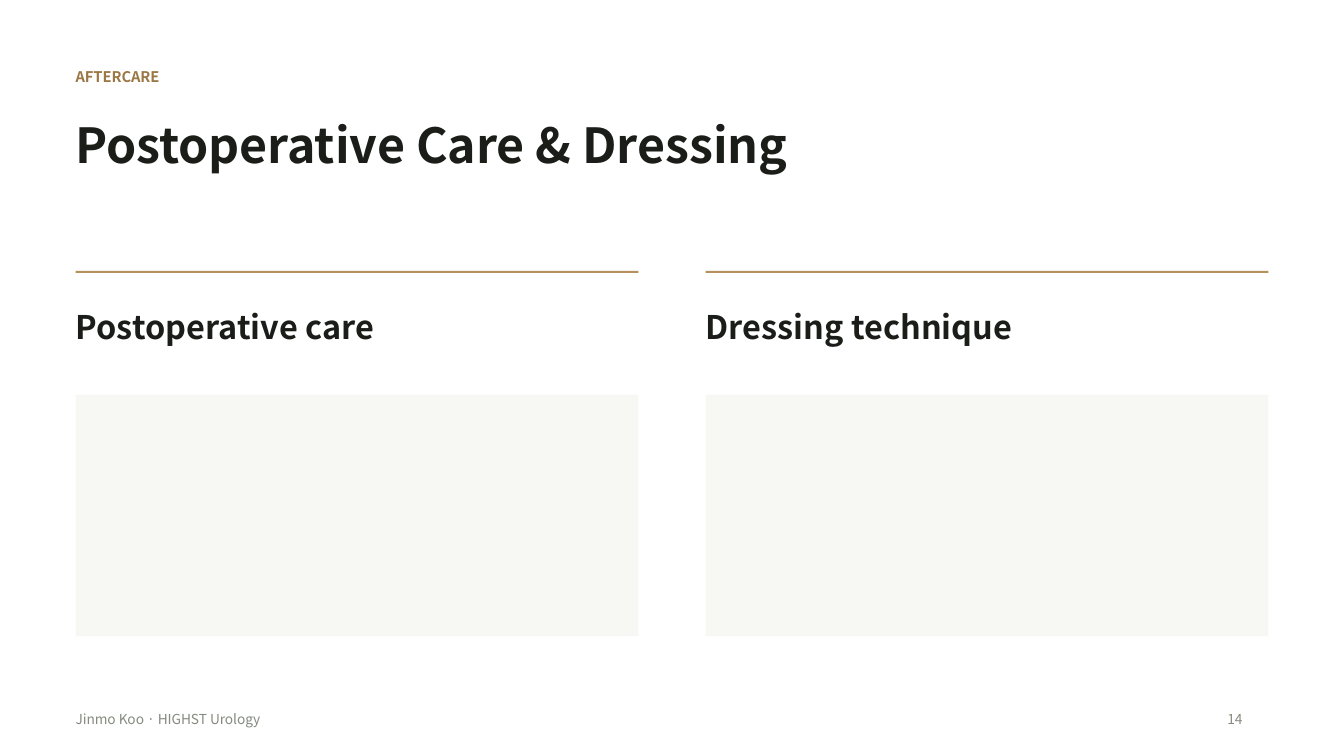
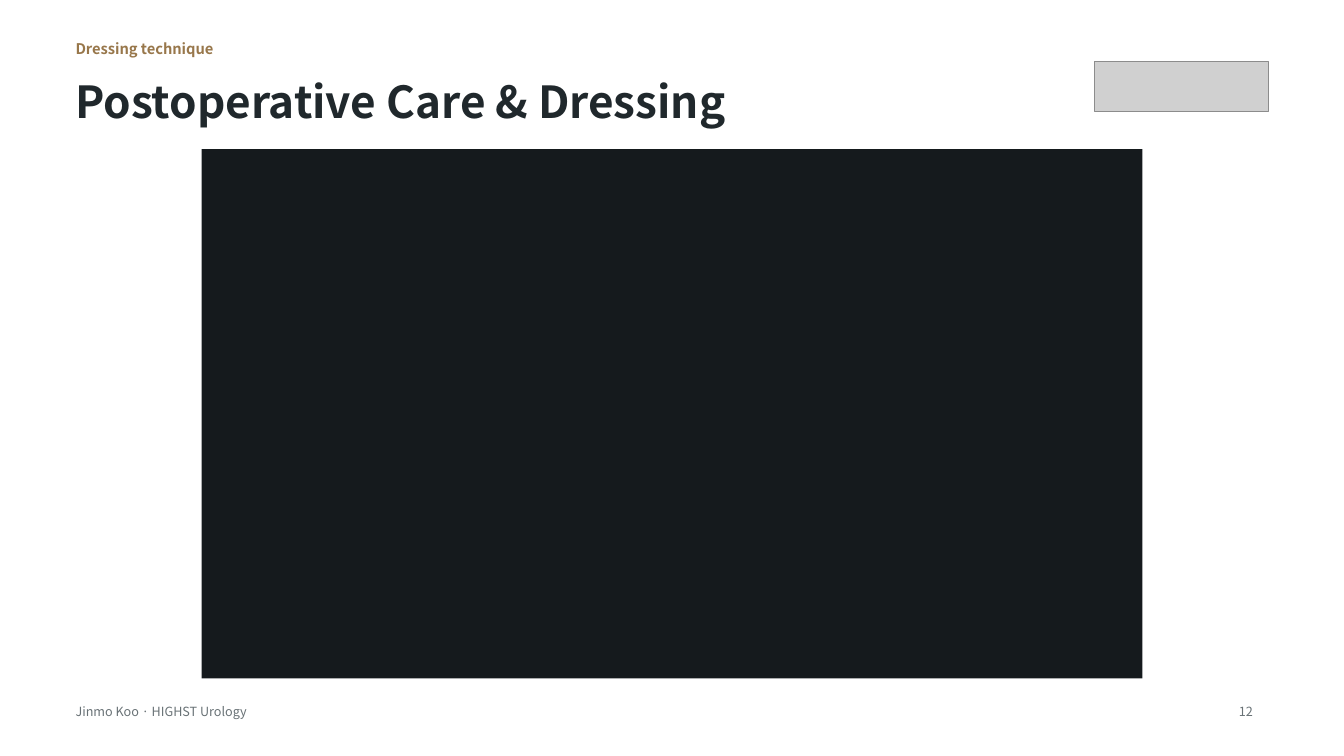
Before and after one commit to notoow/vietnam-urology-webinar, a slide deck: slide 12 of downloads/highst-perioperative-webinar.pptx (slide 14 before the commit). Drawn at 1344x756 pixels with LibreOffice and Linux fonts; fonts in the diff are those of the drawing; grey boxes stand for pictures. Boxes give left, top, right and bottom in pixels: in the first picture for what was removed or moved away, otherwise in the second. Text is boxed around its words. In the diff, an @@ line names an element or a change of style, - is before the commit and + after.

Commit message:
Apply approved conference design to the main webinar deck

```diff
--- a/downloads/highst-perioperative-webinar.pptx
+++ b/downloads/highst-perioperative-webinar.pptx
@@ text "Dressing technique": place and size @@
-text "Dressing technique" at (706,312,1012,347)
+text "Dressing technique" at (76,42,213,58)
@@ text "Dressing technique" at (76,42,213,58): size 23.2 to 10.5 pt, text colour #1B1D19 to #98774B @@
@@ text "Postoperative Care & Dressing": place and size @@
-text "Postoperative Care & Dressing" at (76,124,787,175)
+text "Postoperative Care & Dressing" at (76,82,725,129)
@@ text "Postoperative Care & Dressing" at (76,82,725,129): size 34.5 to 31.5 pt, text colour #1B1D19 to #20282C @@
@@ text removed at (76,71,160,82) @@
-AFTERCARE
@@ picture added at (1095,62,1269,111) @@
@@ rectangle added at (202,149,1142,679), fill #151A1D @@
@@ rectangle removed at (76,271,638,273) @@
@@ rectangle removed at (706,271,1268,273) @@
@@ text removed at (76,312,374,346) @@
-Postoperative care
@@ rectangle removed at (76,395,638,637) @@
@@ rectangle removed at (706,395,1268,637) @@
@@ text "Jinmo Koo · HIGHST Urology": place and size @@
-text "Jinmo Koo · HIGHST Urology" at (76,713,260,728)
+text "Jinmo Koo · HIGHST Urology" at (76,706,247,719)
@@ text "Jinmo Koo · HIGHST Urology" at (76,706,247,719): size 9.8 to 9 pt, text colour #858B7E to #697276 @@
@@ text removed at (1227,714,1242,724) @@
-14
@@ text added at (1239,706,1253,716), 9 pt, text #697276 @@
+12
```
Also in this commit, not shown: 12 other slides changed, 2 slides removed, 11 other files.
